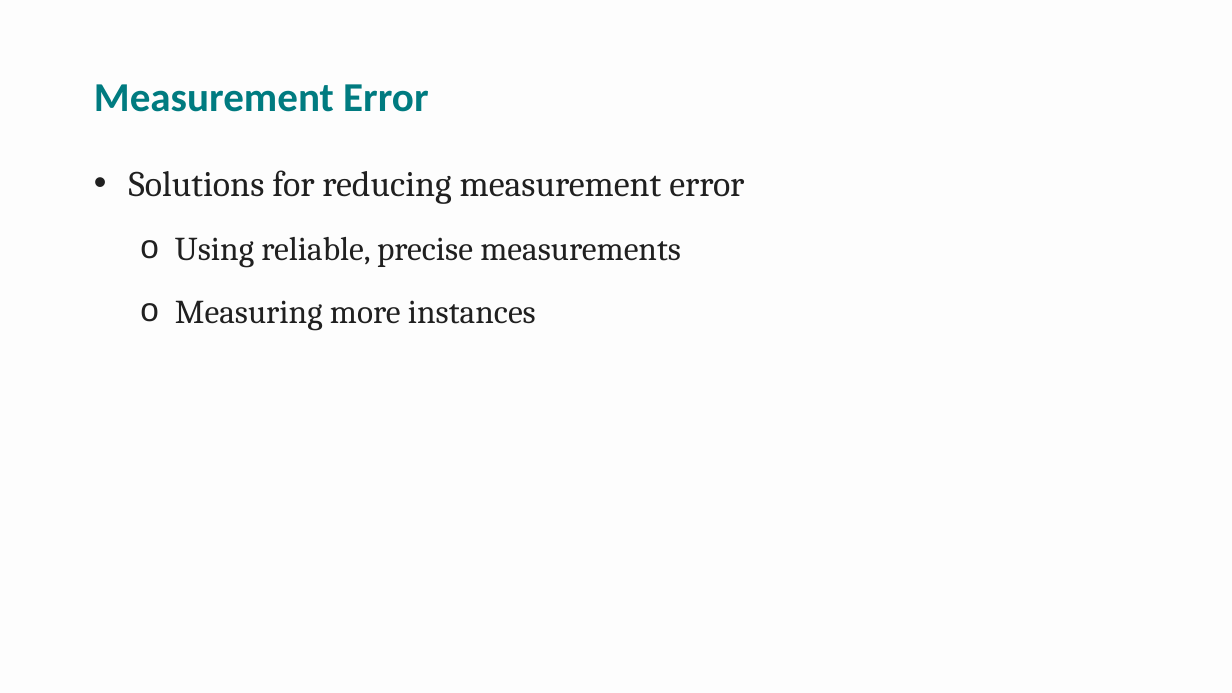
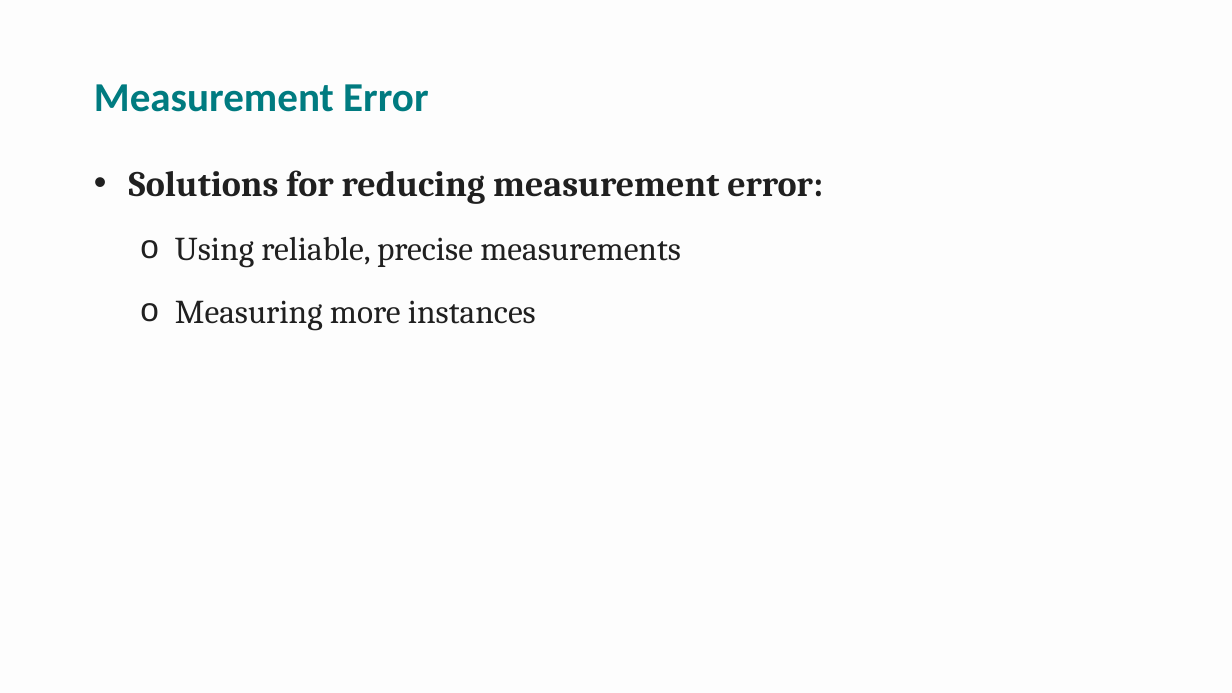
Before and after one commit to npm27/Teaching-Materials, a slide deck: slide 22 of Research Methods/Spring 26/Slides/11 Chapter 11.pptx (slide 23 before the commit). Drawn at 1232x693 pixels with LibreOffice and Linux fonts; fonts in the diff are those of the drawing. Boxes give left, top, right and bottom in pixels: in the first picture for what was removed or moved away, otherwise in the second. Text is boxed around its words. In the diff, an @@ line names an element or a change of style, - is before the commit and + after.

```diff
--- a/Research Methods/Spring 26/Slides/11 Chapter 11.pptx
+++ b/Research Methods/Spring 26/Slides/11 Chapter 11.pptx
@@ text at (129, 170, 823, 204): text changed; bold on @@
-• Solutions for reducing measurement error
+• Solutions for reducing measurement error:
```
Also in this commit, not shown: 11 other slides changed, 4 slides removed, 1 other file.
